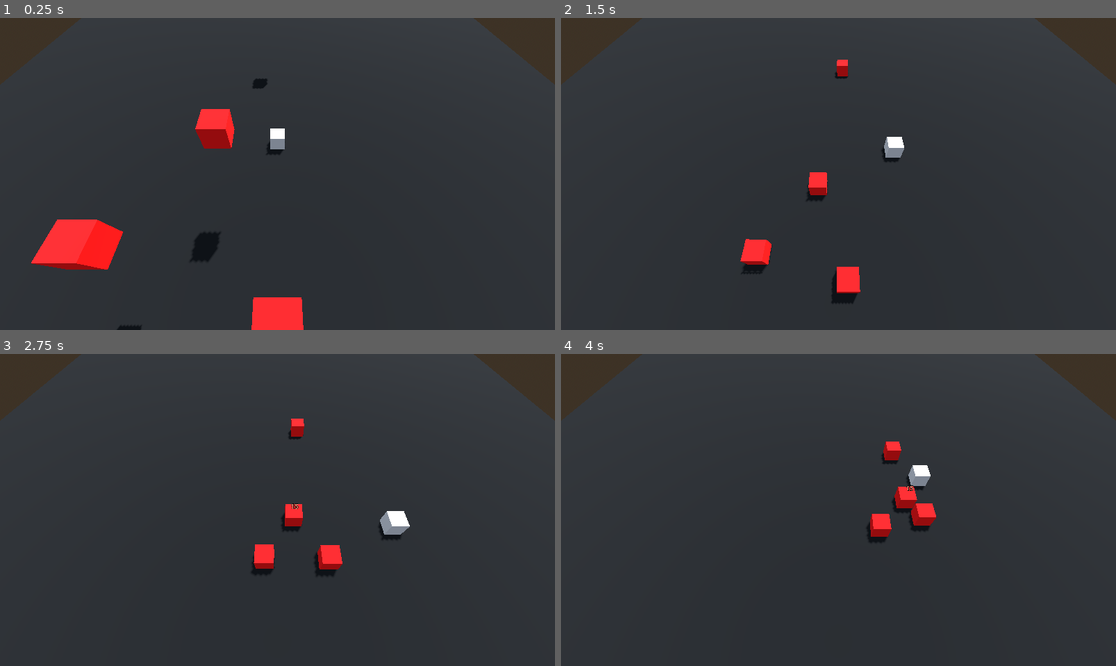
Above: before the commit, frames 1-4 (two rows, left to right).
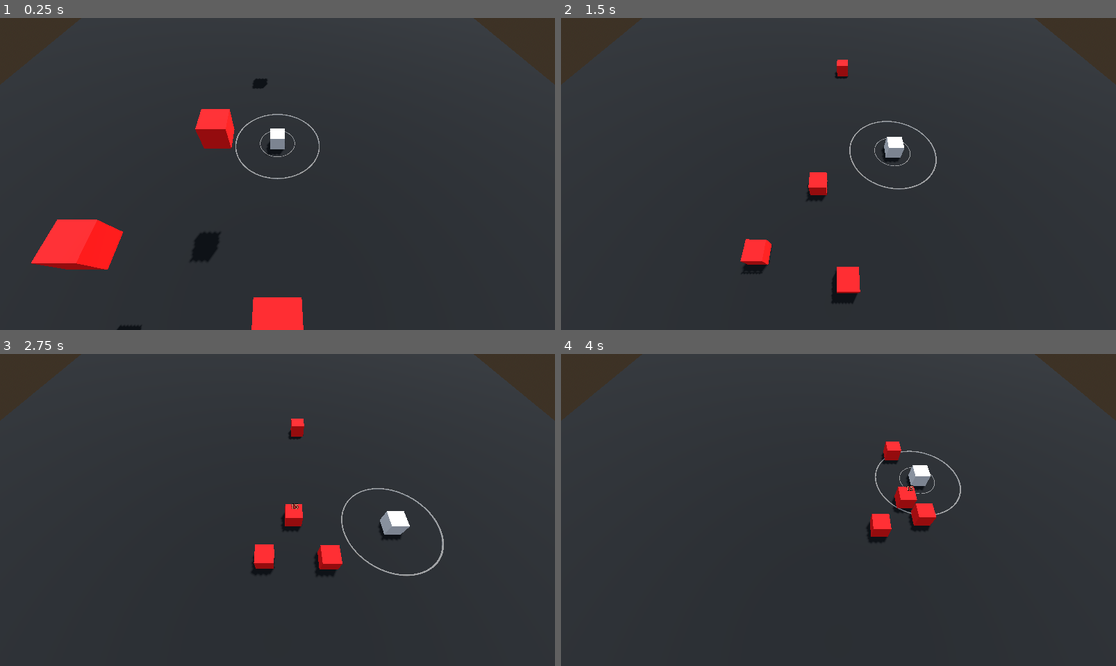
Above: after the commit, the same moments.

Repository: KamPit0605/gdc-project--dice-challenge
Game: Godot game, scene res://Scenes/prototype.tscn
Same seed, same stepped clock (60 frames per second), same inputs: the game is played once before the commit and once after it.
Inputs (mouse positions are in pixels of both pictures, inside the frame that each line leads up to):
- Up to frame 1 (0.25 s): no input
- Up to frame 2 (1.5 s): tap Enter (ui_accept) at 0.5, 0.77 s; move the mouse to (960, 158) at 0.52 s; hold D (Move_Right) 0.53-1.28 s; click (960, 158) at 0.6 s; move the mouse to (727, 189) at 1.27 s; hold S (Move_Backward) from 1.28 s (still down); click (727, 189) at 1.35 s
- Up to frame 3 (2.75 s): tap Enter (ui_accept) at 1.52 s; move the mouse to (333, 441) at 2.02 s; release S (Move_Backward) at 2.03 s; hold D (Move_Right) from 2.03 s (still down); tap Z (Auto_Attack) at 2.1 s; click (333, 441) at 2.3 s
- Up to frame 4 (4 s): move the mouse to (810, 572) at 2.77 s; release D (Move_Right) at 2.78 s; hold W (Move_Forward) 2.78-3.53 s; click (810, 572) at 2.85 s; tap Enter (ui_accept) at 3.02, 3.77 s; move the mouse to (1005, 556) at 3.52 s; hold A (Move_Left) from 3.53 s (still down); click (1005, 556) at 3.6 s

The runs differ from the first frame. In frame 1, 0.2% of the frame differs, in the area x 42-58%, y 30-52%; in frame 2, 0.2%; in frame 3, 0.3%, in the area x 61-80%, y 42-72%; in frame 4, 0.2%.

Commit message:
2026-3-17 | Attack Guide Visual
Created Rings for guiding the player the attack range and an added closer range.

(Player_dice Node Scene has now been updated with this)

Diff:
--- a/Characters/Player/player_dice.tscn
+++ b/Characters/Player/player_dice.tscn
@@ -21,6 +21,35 @@
 [sub_resource type="StandardMaterial3D" id="StandardMaterial3D_qbb6i"]
 transparency = 1
 albedo_color = Color(0.83137256, 0.023529412, 0, 0.6862745)
+
+[sub_resource type="CylinderShape3D" id="CylinderShape3D_m8pjy"]
+height = 0.5
+radius = 1.25
+
+[sub_resource type="CylinderMesh" id="CylinderMesh_qbb6i"]
+top_radius = 1.25
+bottom_radius = 1.25
+height = 0.15
+
+[sub_resource type="StandardMaterial3D" id="StandardMaterial3D_qonha"]
+transparency = 1
+albedo_color = Color(0.83137256, 0.023529412, 0, 0.6862745)
+
+[sub_resource type="StandardMaterial3D" id="StandardMaterial3D_72tq2"]
+transparency = 1
+albedo_color = Color(0.95686275, 0.95686275, 0.95686275, 0.54901963)
+
+[sub_resource type="TorusMesh" id="TorusMesh_m8pjy"]
+material = SubResource("StandardMaterial3D_72tq2")
+inner_radius = 2.9
+outer_radius = 3.0
+ring_segments = 3
+
+[sub_resource type="TorusMesh" id="TorusMesh_qbb6i"]
+material = SubResource("StandardMaterial3D_72tq2")
+inner_radius = 1.2
+outer_radius = 1.25
+ring_segments = 3
 
 [node name="PlayerDice" type="CharacterBody3D" unique_id=1267587966 node_paths=PackedStringArray("player", "PlayerTrigger", "AttackTrigger")]
 script = ExtResource("1_72tq2")
@@ -58,11 +87,34 @@
 mesh = SubResource("CylinderMesh_72tq2")
 surface_material_override/0 = SubResource("StandardMaterial3D_qbb6i")
 
+[node name="AttackCloserTrigger" type="Area3D" parent="Attacking" unique_id=1990762667 groups=["AttackTrigger"]]
+transform = Transform3D(1, 0, 0, 0, 1, 0, 0, 0, 1, 0, -0.4010259, 0)
+
+[node name="CollisionShape3D" type="CollisionShape3D" parent="Attacking/AttackCloserTrigger" unique_id=2060383481]
+shape = SubResource("CylinderShape3D_m8pjy")
+debug_color = Color(0.99607843, 0, 0.19607843, 1)
+
+[node name="AttackMesh" type="MeshInstance3D" parent="Attacking/AttackCloserTrigger" unique_id=386018464]
+editor_description = "Attack visibility"
+visible = false
+mesh = SubResource("CylinderMesh_qbb6i")
+surface_material_override/0 = SubResource("StandardMaterial3D_qonha")
+
 [node name="Attacking" type="Timer" parent="Attacking" unique_id=1300029245]
 wait_time = 0.1
 
 [node name="AttackCooldown" type="Timer" parent="Attacking" unique_id=534554342]
 wait_time = 0.5
+
+[node name="Visuals" type="Node3D" parent="Attacking" unique_id=934076119]
+
+[node name="AttackGuide" type="MeshInstance3D" parent="Attacking/Visuals" unique_id=917869181]
+transform = Transform3D(1, 0, 0, 0, 1, 0, 0, 0, 1, 0, -0.44980037, 0)
+mesh = SubResource("TorusMesh_m8pjy")
+
+[node name="AttackCloserGuide" type="MeshInstance3D" parent="Attacking/Visuals" unique_id=1491990861]
+transform = Transform3D(1, 0, 0, 0, 1, 0, 0, 0, 1, 0, -0.44980037, 0)
+mesh = SubResource("TorusMesh_qbb6i")
 
 [connection signal="area_entered" from="PlayerTrigger" to="." method="_on_player_trigger_area_entered"]
 [connection signal="area_exited" from="PlayerTrigger" to="." method="_on_player_trigger_area_exited"]
--- a/Scenes/prototype.tscn
+++ b/Scenes/prototype.tscn
@@ -47,12 +47,28 @@
 
 [sub_resource type="CylinderShape3D" id="CylinderShape3D_4ousu"]
 height = 0.5
-radius = 1.001
+radius = 1.25
 
 [sub_resource type="CylinderMesh" id="CylinderMesh_6koui"]
-top_radius = 1.0
-bottom_radius = 1.0
+top_radius = 1.25
+bottom_radius = 1.25
 height = 0.15
+
+[sub_resource type="StandardMaterial3D" id="StandardMaterial3D_6koui"]
+transparency = 1
+albedo_color = Color(0.95686275, 0.95686275, 0.95686275, 0.54901963)
+
+[sub_resource type="TorusMesh" id="TorusMesh_4ousu"]
+material = SubResource("StandardMaterial3D_6koui")
+inner_radius = 2.9
+outer_radius = 3.0
+ring_segments = 3
+
+[sub_resource type="TorusMesh" id="TorusMesh_6koui"]
+material = SubResource("StandardMaterial3D_6koui")
+inner_radius = 1.2
+outer_radius = 1.25
+ring_segments = 3
 
 [sub_resource type="StandardMaterial3D" id="StandardMaterial3D_4ousu"]
 albedo_color = Color(0.24115604, 0.24115604, 0.24115604, 1)
@@ -139,6 +155,16 @@
 
 [node name="AttackCooldown" type="Timer" parent="PlayerDice/Attacking" unique_id=1725762845]
 wait_time = 0.5
+
+[node name="Visuals" type="Node3D" parent="PlayerDice/Attacking" unique_id=454525877]
+
+[node name="AttackGuide" type="MeshInstance3D" parent="PlayerDice/Attacking/Visuals" unique_id=1807890101]
+transform = Transform3D(1, 0, 0, 0, 1, 0, 0, 0, 1, 0, -0.44980037, 0)
+mesh = SubResource("TorusMesh_4ousu")
+
+[node name="AttackCloserGuide" type="MeshInstance3D" parent="PlayerDice/Attacking/Visuals" unique_id=2102643768]
+transform = Transform3D(1, 0, 0, 0, 1, 0, 0, 0, 1, 0, -0.44980037, 0)
+mesh = SubResource("TorusMesh_6koui")
 
 [node name="Position References" type="Node3D" parent="PlayerDice" unique_id=1432369048]
 
--- a/Scripts/Player/player_dice.gd
+++ b/Scripts/Player/player_dice.gd
@@ -24,6 +24,9 @@
 @export var AttackCooldownFloat: float
 @onready var AttackMesh = $Attacking/AttackTrigger/AttackMesh
 var EnableAutoAttack: bool
+
+@onready var AttackGuide = $Attacking/Visuals/AttackGuide
+@onready var AttackCloserGuide = $Attacking/Visuals/AttackCloserGuide
 #var OnAttack: float = 0.0
 #var AttackCooldown: float = 0.0
 var EnableAttack: bool = false
@@ -92,6 +95,7 @@
 func _on_attack_trigger_area_entered(area):
 	if area.is_in_group("Enemies"):
 		EnemyDetected = true
+		AttackCloserGuide.visible = true
 
 func _autoAttackEnemy():
 	if (EnemyDetected == true && EnableAutoAttack == true):
@@ -100,6 +104,7 @@
 func _on_attack_trigger_area_exited(area):
 	if area.is_in_group("Enemies"):
 		EnemyDetected = false
+		AttackCloserGuide.visible = false
 
 
 func _on_player_trigger_area_entered(area):
